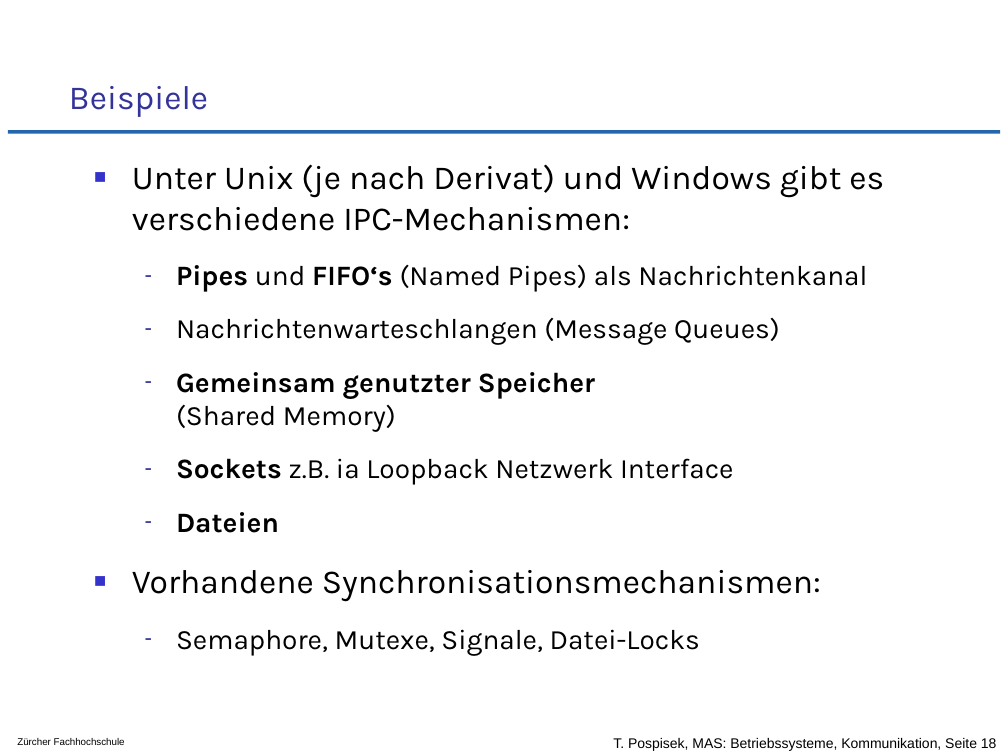
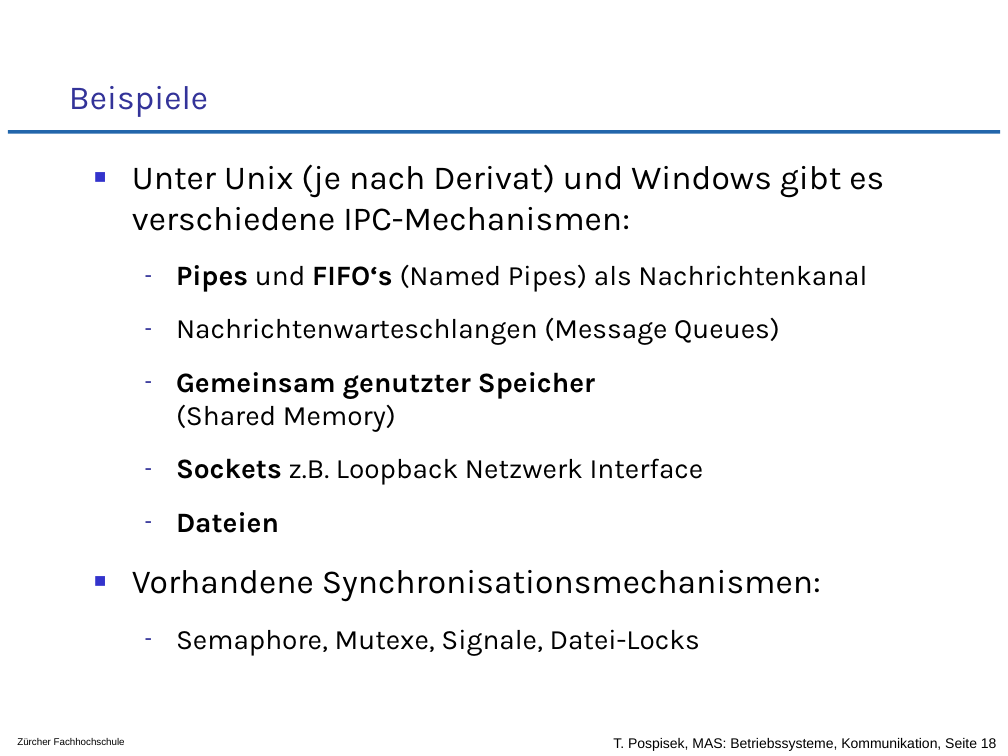
Before and after one commit to tpo/betriebssysteme, a slide deck: slide 18 of 09_Kommunikation_von_Prozessen_und_Threads.odp. Drawn at 1008x756 pixels with LibreOffice and Linux fonts; fonts in the diff are those of the drawing; background and template pictures are left out. Boxes give left, top, right and bottom in pixels: in the first picture for what was removed or moved away, otherwise in the second. Text is boxed around its words. In the diff, an @@ line names an element or a change of style, - is before the commit and + after.

```diff
--- a/09_Kommunikation_von_Prozessen_und_Threads.odp
+++ b/09_Kommunikation_von_Prozessen_und_Threads.odp
@@ text at [176,458,704,485]: text changed @@
-  – Sockets z.B. ia Loopback Netzwerk Interface
+  – Sockets z.B. Loopback Netzwerk Interface
```
Also in this commit, not shown: 1 other file.
